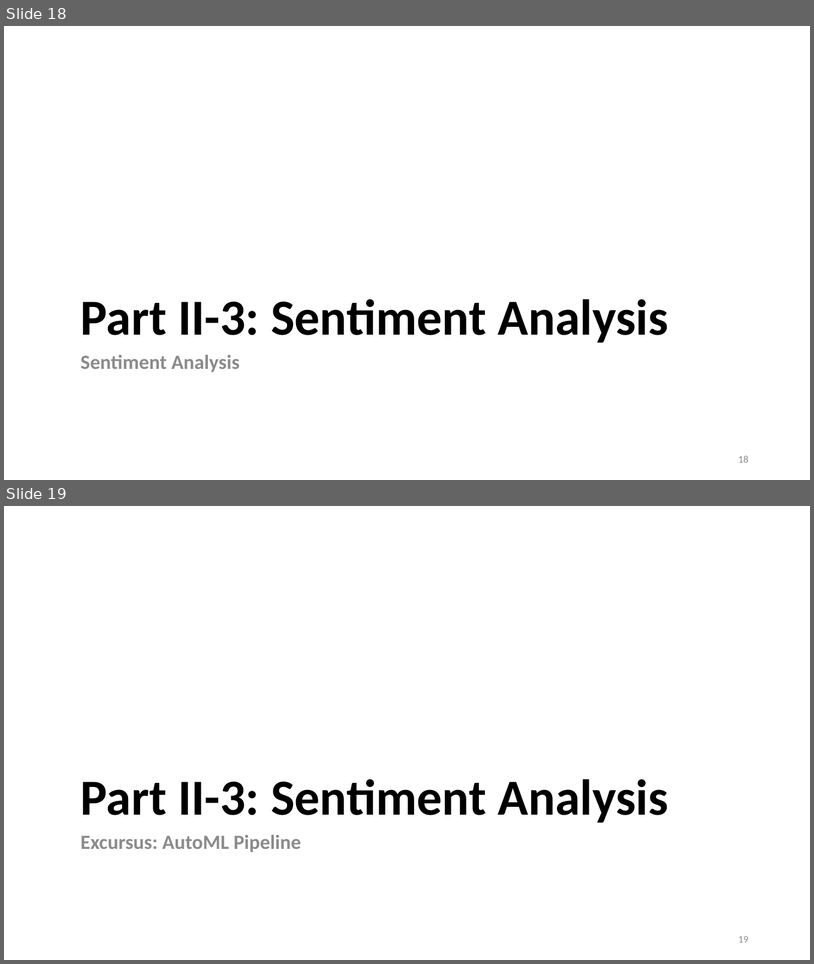
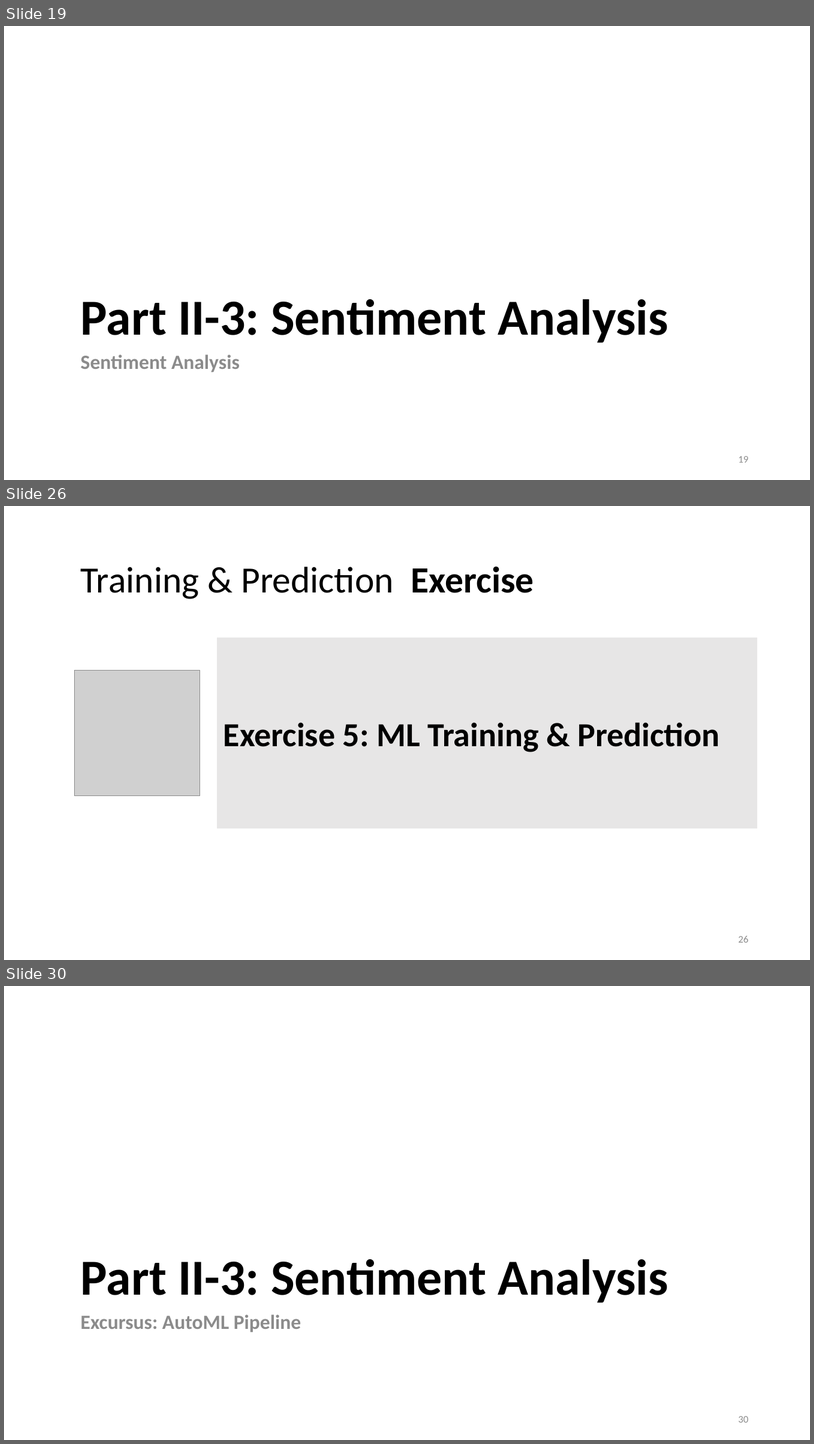
Before and after one commit to lisa-wm/consulting, a slide deck: 5_seminar/Contents_Part_02/slides/slides_II_3.pptx. Shown one above the other, each under a label of ours: slides 18 and 19 before the commit, slides 19, 26 and 30 after it; the slides between them are not shown. The pictures are 814x964 and 814x1444 pixels, drawn with LibreOffice and Linux fonts; fonts in the diff are those of the drawing; grey boxes stand for pictures. Boxes give left, top, right and bottom in pixels: in the first picture for what was removed or moved away, otherwise in the second. Text is boxed around its words. In the diff, an @@ line names an element or a change of style, - is before the commit and + after.

```diff
--- a/5_seminar/Contents_Part_02/slides/slides_II_3.pptx
+++ b/5_seminar/Contents_Part_02/slides/slides_II_3.pptx
@@ slide 26 added at [4, 506, 810, 960], background #FFFFFF @@
@@ title added at [81, 566, 534, 599], 44 pt, text #000000 @@
+Training & Prediction Exercise
@@ rectangle added at [218, 638, 757, 828], fill #E7E6E6, outline #E7E6E6 1.5 pt, 40 pt, text #000000, bold @@
+Exercise 5: ML Training & Prediction
@@ picture added at [75, 670, 200, 795] @@
@@ page number added at [738, 936, 749, 942], 12 pt, text #8C8C8C @@
+26
@@ what was slide 18 is now slide 19 @@
@@ page number at [738, 456, 749, 462]: text changed @@
-18
+19
@@ what was slide 19 is now slide 30 @@
@@ page number at [738, 1416, 749, 1422]: text changed @@
-19
+30
```
Also in this commit, not shown: 3 slides changed, 11 other slides added, 1 slide removed, 3 other files.
